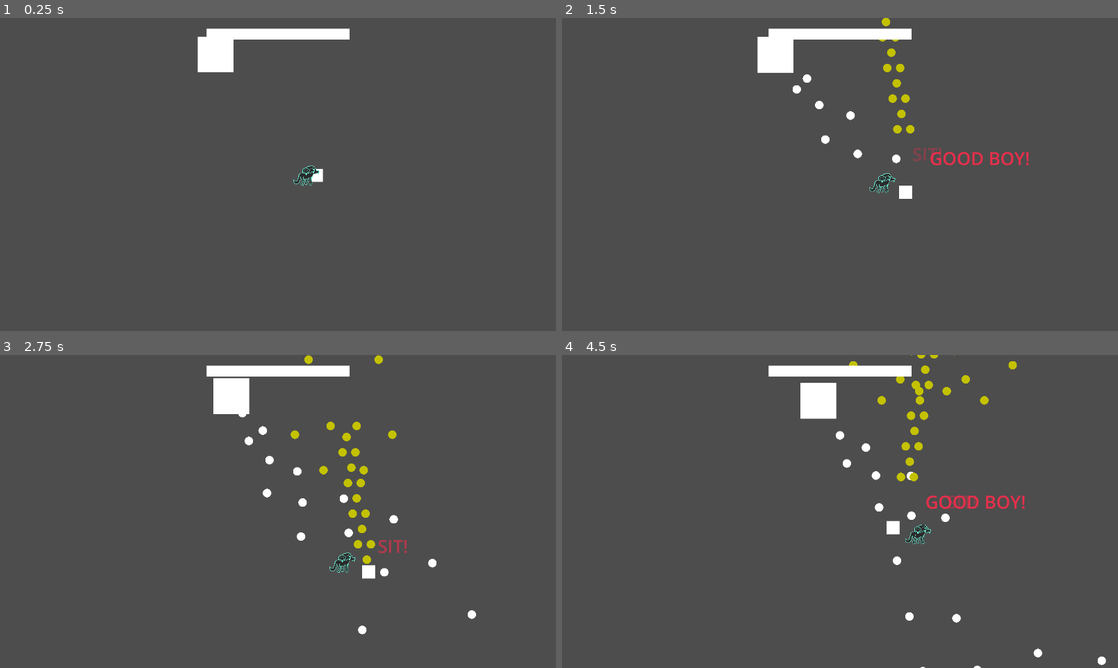
Above: before the commit, frames 1-4 (two rows, left to right).
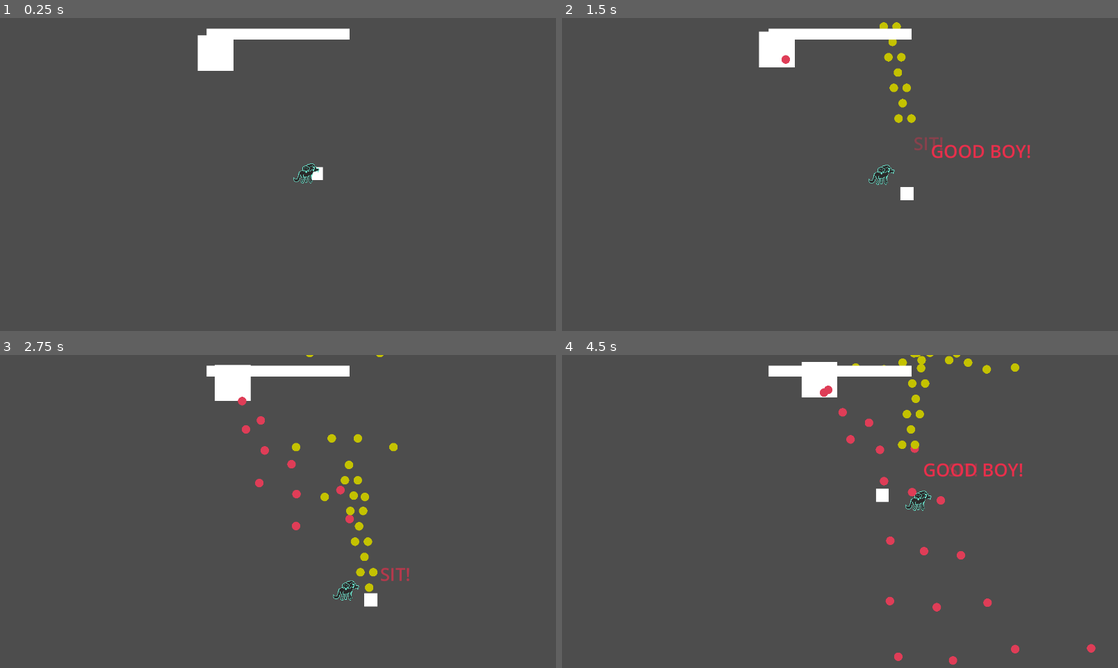
Above: after the commit, the same moments.

Repository: JeppeLindberg/toxic-terror
Game: Godot game, scene res://scenes/main.tscn
The game is run twice, just before and just after one commit, with the same random seed, the same clock (stepped at 60 frames per second) and the same inputs.
Inputs:
- Up to frame 1 (0.25 s): no input
- Up to frame 2 (1.5 s): hold D (move_right) 0.53-1.28 s; hold Shift (improve_accuracy) 0.53-1.28 s; tap Space (sit) at 0.8, 1.35 s; hold S (move_down) from 1.28 s (still down)
- Up to frame 3 (2.75 s): tap Shift (improve_accuracy) at 1.55 s; release S (move_down) at 2.03 s; hold D (move_right) from 2.03 s (still down); hold Shift (improve_accuracy) from 2.03 s (still down); tap Space (sit) at 2.3 s
- Up to frame 4 (4.5 s): release D (move_right) at 2.78 s; release Shift (improve_accuracy) at 2.78 s; hold W (move_up) 2.78-3.53 s; tap Space (sit) at 2.85, 3.8, 4.35 s; tap Shift (improve_accuracy) at 3.05 s; hold Shift (improve_accuracy) 3.53-4.28 s; hold A (move_left) from 3.53 s (still down)

The runs differ from the first frame. In frame 1, 0.2% of the frame differs, in the area x 35-59%, y 5-54%; in frame 2, 2.1%; in frame 3, 2.9%; in frame 4, 4.0%, in the area x 42-98%, y 0-100%.

Commit message:
progress

Diff:
--- a/prefabs/bullet_emitter_snowfall.tscn
+++ b/prefabs/bullet_emitter_snowfall.tscn
@@ -1,7 +1,7 @@
 [gd_scene load_steps=4 format=3 uid="uid://ywe41eorqc0j"]
 
 [ext_resource type="Script" uid="uid://bvgwp2okbuhhe" path="res://scripts/bullet_emitter.gd" id="1_o72s6"]
-[ext_resource type="PackedScene" uid="uid://bb2vbiv1w86qa" path="res://prefabs/enemy_bullet_snowflake.tscn" id="2_o72s6"]
+[ext_resource type="PackedScene" uid="uid://bb2vbiv1w86qa" path="res://prefabs/bullet_lich_snowflake.tscn" id="2_o72s6"]
 [ext_resource type="Script" uid="uid://3wtdags3jvn7" path="res://scripts/pattern_lich_showfall.gd" id="3_kame0"]
 
 [node name="bullet_emitter_snowfall" type="Node2D"]
--- a/prefabs/enemy_bullet_1.tscn
+++ b/prefabs/bullet_lich_direct.tscn
@@ -8,9 +8,10 @@
 
 [node name="enemy_bullet_1" type="Node2D"]
 script = ExtResource("1_l67e3")
-target_layer = 9
+target_layer = 17
 
 [node name="sprite" type="Sprite2D" parent="."]
+modulate = Color(0.873722, 0.238019, 0.341468, 1)
 scale = Vector2(0.237959, 0.237959)
 texture = ExtResource("2_qnyiu")
 
--- a/scenes/main.tscn
+++ b/scenes/main.tscn
@@ -9,7 +9,7 @@
 [ext_resource type="Script" uid="uid://bliqtt0vluaog" path="res://scripts/dog.gd" id="3_jyhfs"]
 [ext_resource type="Script" uid="uid://ca44ikmyfpltn" path="res://scripts/enemy.gd" id="3_o6xl0"]
 [ext_resource type="Script" uid="uid://043iv0jd846f" path="res://scripts/behaviour.gd" id="4_0ld40"]
-[ext_resource type="PackedScene" uid="uid://cif7oja1cf8tc" path="res://prefabs/enemy_bullet_1.tscn" id="5_eb6dy"]
+[ext_resource type="PackedScene" uid="uid://cif7oja1cf8tc" path="res://prefabs/bullet_lich_direct.tscn" id="5_eb6dy"]
 [ext_resource type="Script" uid="uid://5rosrjpl8hxe" path="res://scripts/pattern_lich_2.gd" id="5_ya4ey"]
 [ext_resource type="Script" uid="uid://bvgwp2okbuhhe" path="res://scripts/bullet_emitter.gd" id="6_tipki"]
 [ext_resource type="PackedScene" uid="uid://d17rg63p8cs3f" path="res://prefabs/player_bullet.tscn" id="7_85g3d"]
@@ -32,6 +32,9 @@
 [sub_resource type="CircleShape2D" id="CircleShape2D_jyhfs"]
 radius = 2.0
 
+[sub_resource type="CircleShape2D" id="CircleShape2D_og1vs"]
+radius = 860.001
+
 [sub_resource type="CircleShape2D" id="CircleShape2D_tefeu"]
 radius = 65.0692
 
@@ -39,7 +42,7 @@
 radius = 27.0185
 
 [sub_resource type="CircleShape2D" id="CircleShape2D_jkv2x"]
-radius = 93.0
+radius = 82.0975
 
 [sub_resource type="Theme" id="Theme_jbj1t"]
 
@@ -109,6 +112,7 @@
 script = ExtResource("1_sugp2")
 sit_prefab = ExtResource("2_a8y0u")
 good_boy_prefab = ExtResource("10_jkv2x")
+movement_speed = 400.0
 
 [node name="behaviour_wide" type="Node2D" parent="player"]
 script = ExtResource("13_yc10j")
@@ -156,6 +160,20 @@
 
 [node name="collider" type="CollisionShape2D" parent="player"]
 shape = SubResource("CircleShape2D_jyhfs")
+
+[node name="damage_taken_timer" type="Timer" parent="player"]
+wait_time = 3.0
+one_shot = true
+
+[node name="all_shield" type="Area2D" parent="player"]
+collision_layer = 24
+collision_mask = 24
+script = ExtResource("15_jbj1t")
+seconds_to_grow_to_max = 3.0
+
+[node name="shield_collider" type="CollisionShape2D" parent="player/all_shield"]
+shape = SubResource("CircleShape2D_og1vs")
+disabled = true
 
 [node name="dog" type="RigidBody2D" parent="."]
 collision_layer = 5
@@ -178,7 +196,6 @@
 disabled = true
 
 [node name="shield" type="Area2D" parent="dog"]
-visible = false
 collision_layer = 8
 collision_mask = 8
 script = ExtResource("15_jbj1t")
@@ -246,3 +263,5 @@
 grow_vertical = 2
 theme = SubResource("Theme_jbj1t")
 theme_override_styles/panel = SubResource("StyleBoxFlat_muem4")
+
+[connection signal="timeout" from="player/damage_taken_timer" to="player" method="_on_damage_taken_timer_timeout"]
--- a/scripts/bullet_emitter.gd
+++ b/scripts/bullet_emitter.gd
@@ -26,7 +26,6 @@
 	if scale_bullets_per_sec_w_damage_taken:
 		var node = self
 		while node.get('current_health_dec') == null:
-			print(node)
 			node = node.get_parent()
 			if node == main:
 				scale_bullets_per_sec_w_damage_taken = false
--- a/scripts/camera_pivot.gd
+++ b/scripts/camera_pivot.gd
@@ -10,4 +10,4 @@
 
 # Called every frame. 'delta' is the elapsed time since the previous frame.
 func _process(delta: float) -> void:
-	global_position += Vector2.UP * move_speed * delta
+	global_position += Vector2.DOWN * move_speed * delta
--- a/scripts/player.gd
+++ b/scripts/player.gd
@@ -5,13 +5,17 @@
 @export var sit_prefab: PackedScene
 @export var good_boy_prefab: PackedScene
 @export var movement_speed : float = 200.0
+@export var slow_mode_mult = 0.25
 
 @onready var main = get_node('/root/main')
 @onready var dog = get_node('/root/main/dog')
 @onready var behaviour_wide = get_node('behaviour_wide')
 @onready var behaviour_narrow = get_node('behaviour_narrow')
 @onready var sprite:Sprite2D = get_node('sprite')
-@onready var accept_input = true
+@onready var all_shield = get_node('all_shield')
+@onready var damage_taken_timer:Timer = get_node('damage_taken_timer')
+
+var accept_input = true
 
 var starting_pos
 var improve_accuracy = false
@@ -37,7 +41,6 @@
 		dog.sit()
 
 	if Input.is_action_pressed('improve_accuracy'):
-		print('activate')
 		if improve_accuracy == false:
 			behaviour_narrow.activate()
 		improve_accuracy = true
@@ -52,7 +55,7 @@
 
 	var modified_speed = movement_speed
 	if improve_accuracy:
-		modified_speed *= 0.5
+		modified_speed *= slow_mode_mult
 
 	linear_velocity = movement_direction * modified_speed
 
@@ -67,4 +70,10 @@
 	movement_direction = input.normalized()
 
 func hit():
-	print('player_hit')
+	all_shield.enabled = true
+	damage_taken_timer.start()
+
+
+func _on_damage_taken_timer_timeout() -> void:
+	all_shield.enabled = false
+	print(all_shield.enabled)
--- a/scripts/shield.gd
+++ b/scripts/shield.gd
@@ -2,23 +2,20 @@
 
 
 var max_size
-var enabled = false
+@export var enabled = false
 
 @export var seconds_to_grow_to_max = 1.0
 
 @onready var shield_collider = get_node('shield_collider')
 
 
-# Called when the node enters the scene tree for the first time.
 func _ready() -> void:
 	max_size = shield_collider.shape.radius
 
 
-# Called every frame. 'delta' is the elapsed time since the previous frame.
 func _process(delta: float) -> void:
 	if enabled and shield_collider.shape.radius != max_size:
 		visible = true
-		shield_collider.disabled = false
 		shield_collider.shape.radius += (1.0/seconds_to_grow_to_max) * max_size * delta
 		if shield_collider.shape.radius > max_size:
 			shield_collider.shape.radius = max_size
Renamed: prefabs/enemy_bullet_snowflake.tscn -> prefabs/bullet_lich_snowflake.tscn
Not shown: 1 places in scenes/main.tscn that only renumber resources
